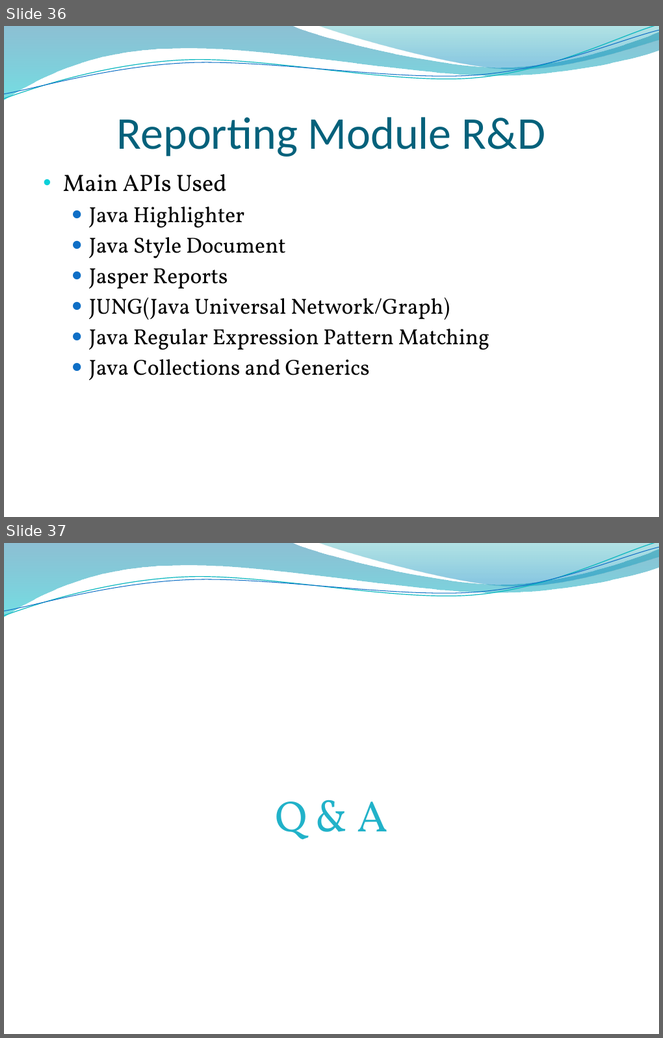
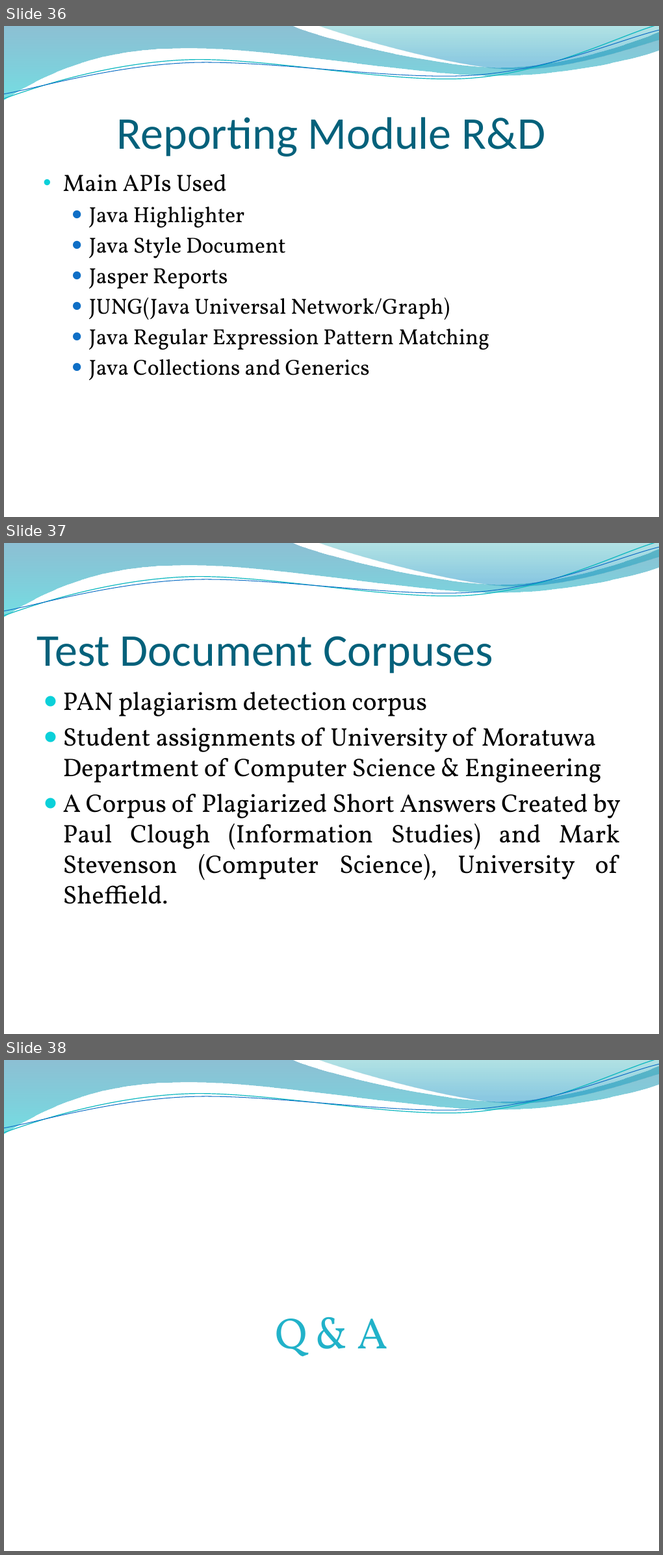
Before and after one commit to rohan501206/project-plagiabust, a slide deck: project docs/Final Presentation.pptx. Shown one above the other, each under a label of ours: slides 36 and 37 before the commit, slides 36, 37 and 38 after it. The pictures are 663x1038 and 663x1555 pixels, drawn with LibreOffice and Linux fonts; fonts in the diff are those of the drawing; background and template pictures are left out. Boxes give left, top, right and bottom in pixels: in the first picture for what was removed or moved away, otherwise in the second. Text is boxed around its words. In the diff, an @@ line names an element or a change of style, - is before the commit and + after.

```diff
--- a/project docs/Final Presentation.pptx
+++ b/project docs/Final Presentation.pptx
@@ slide 37 added at (4,543,659,1034), background picture (left out); not listed: 4 template elements that a slide beside it also shows @@
@@ title added at (36,636,493,674), 50 pt, text #04617B @@
+Test Document Corpuses
@@ text added at (63,692,621,904), 28 pt, text #000000 @@
+● PAN plagiarism detection corpus
+● Student assignments of University of Moratuwa Department of Computer Science & Engineering
+● A Corpus of Plagiarized Short Answers Created by Paul Clough (Information Studies) and Mark Stevenson (Computer Science), University of Sheffield.
@@ what was slide 37 is now slide 38 @@
```
